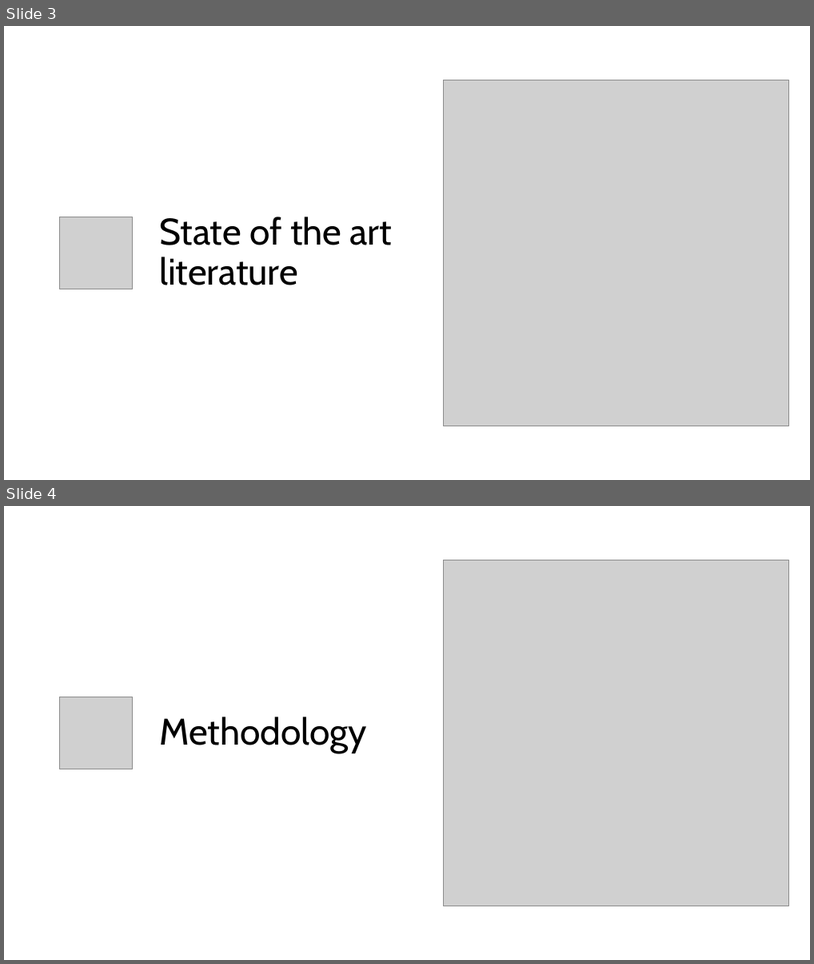
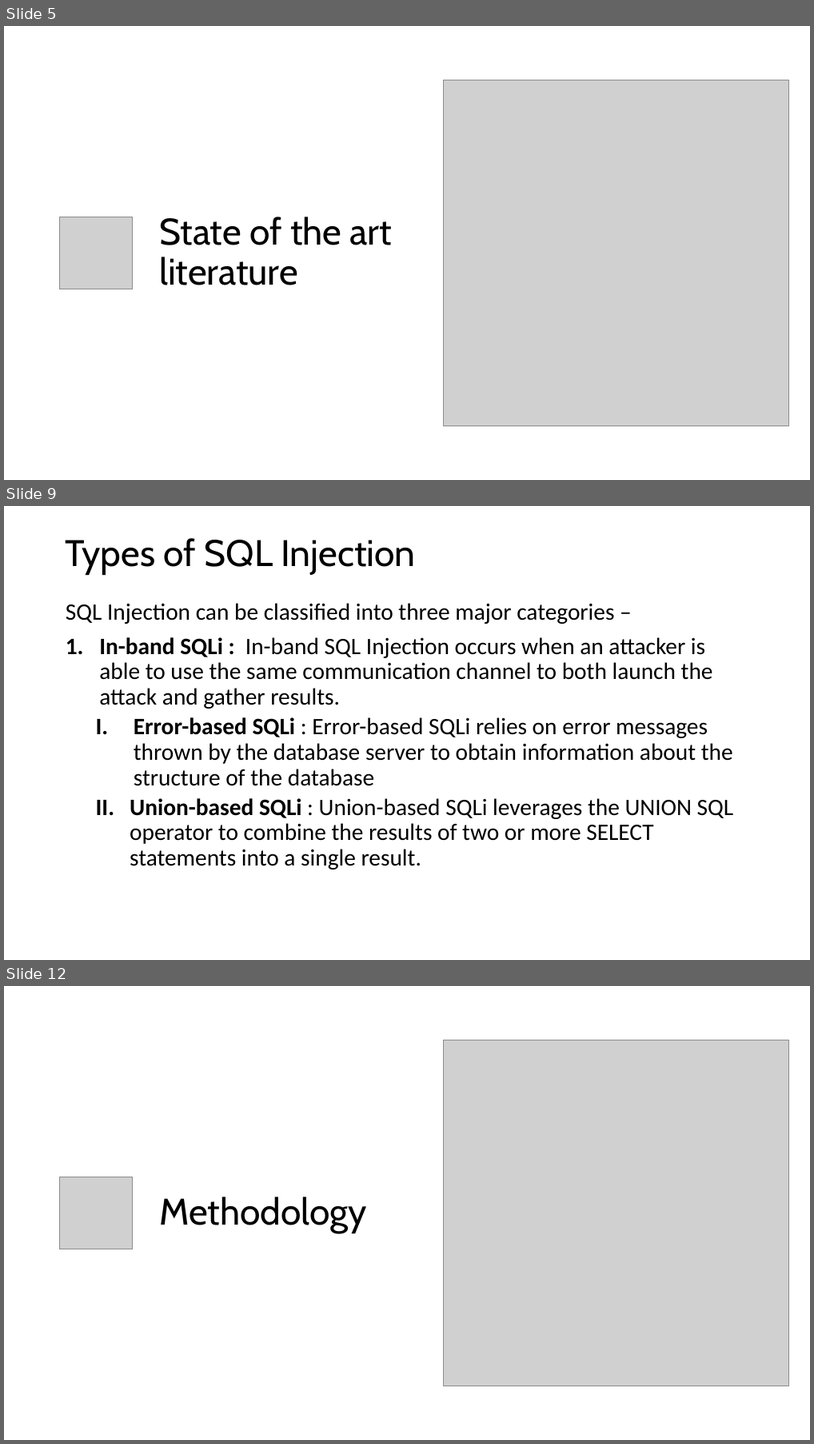
Before and after one commit to lsiddiqsunny/Undergraduate-Thesis, a slide deck: Presentation/SQL Vulnerability after 4-1 mid.pptx. Shown one above the other, each under a label of ours: slides 3 and 4 before the commit, slides 5, 9 and 12 after it; the slides between them are not shown. The pictures are 814x964 and 814x1444 pixels, drawn with LibreOffice and Linux fonts; fonts in the diff are those of the drawing; grey boxes stand for pictures. Boxes give left, top, right and bottom in pixels: in the first picture for what was removed or moved away, otherwise in the second. Text is boxed around its words. In the diff, an @@ line names an element or a change of style, - is before the commit and + after.

```diff
--- a/Presentation/SQL Vulnerability after 4-1 mid.pptx
+++ b/Presentation/SQL Vulnerability after 4-1 mid.pptx
@@ slide 9 added at [4,506,810,960], background #FFFFFF @@
@@ title added at [66,538,416,575], 44 pt, text #000000 @@
+Types of SQL Injection
@@ text added at [66,603,734,869], 28 pt, text #000000 @@
+SQL Injection can be classified into three major categories –
+1. In-band SQLi : In-band SQL Injection occurs when an attacker is able to use the same communication channel to both launch the attack and gather results.
+  I. Error-based SQLi : Error-based SQLi relies on error messages thrown by the database server to obtain information about the structure of the database
+  II. Union-based SQLi : Union-based SQLi leverages the UNION SQL operator to combine the results of two or more SELECT statements into a single result.
@@ what was slide 3 is now slide 5 @@
@@ what was slide 4 is now slide 12 @@
```
Also in this commit, not shown: 1 slide changed, 7 other slides added.
